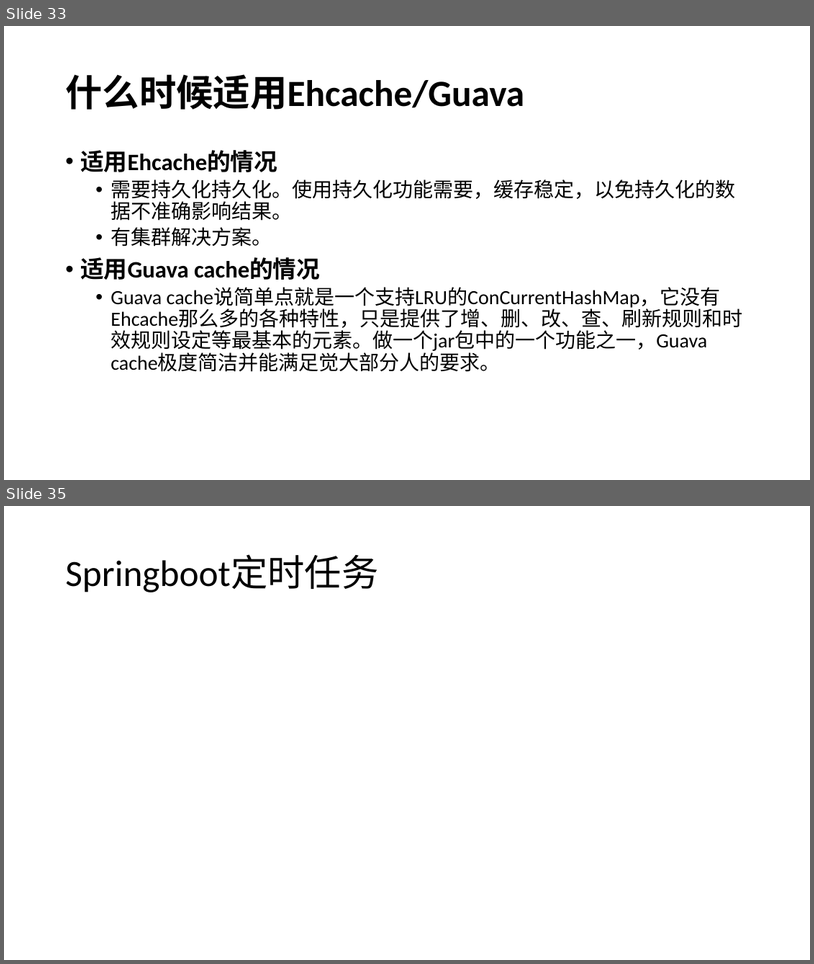
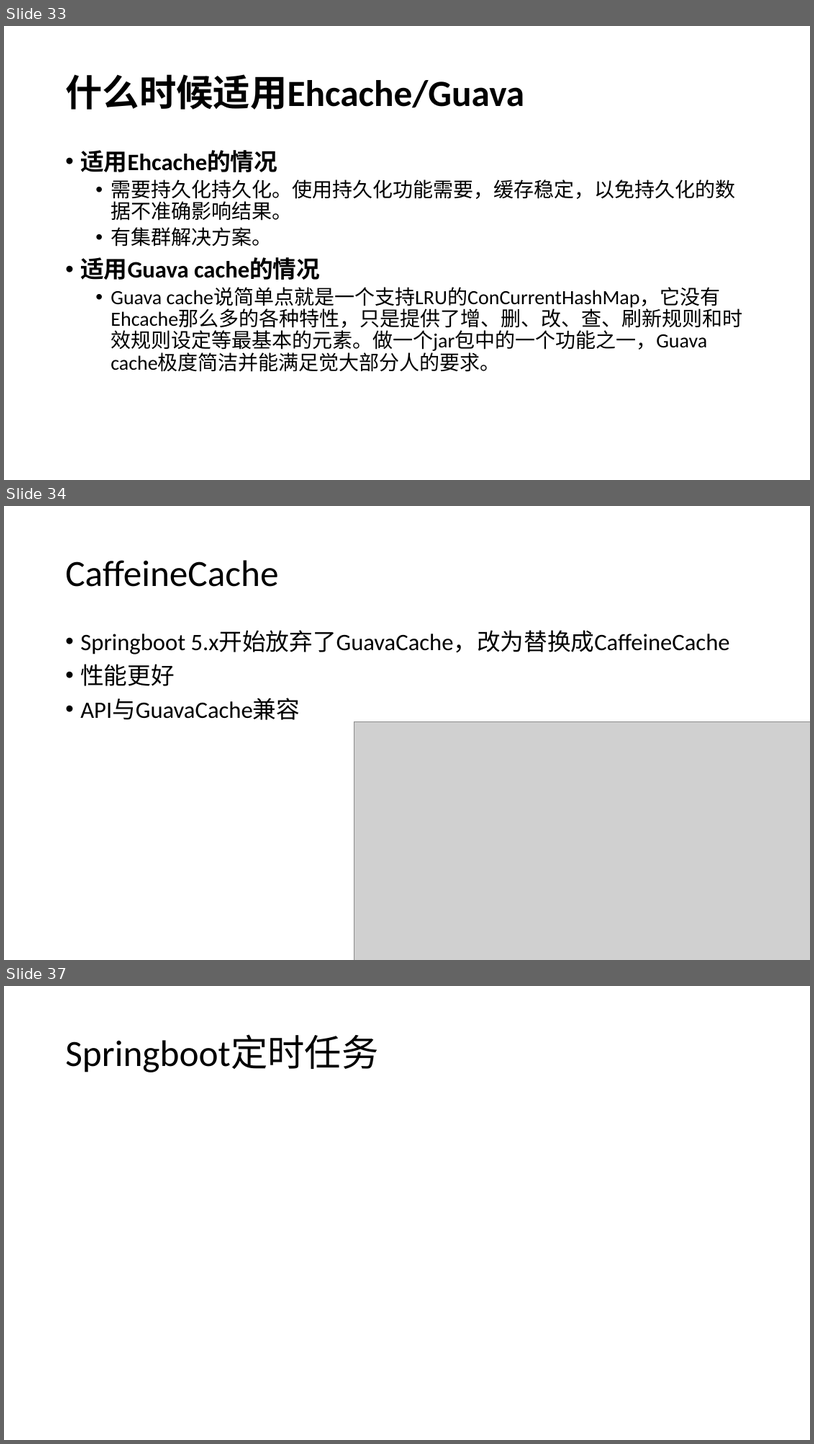
Before and after one commit to airuitian/MicroService, a slide deck: springboot/SpringBoot-4.pptx. Shown one above the other, each under a label of ours: slides 33 and 35 before the commit, slides 33, 34 and 37 after it; the slides between them are not shown. The pictures are 814x964 and 814x1444 pixels, drawn with LibreOffice and Linux fonts; fonts in the diff are those of the drawing; grey boxes stand for pictures. Boxes give left, top, right and bottom in pixels: in the first picture for what was removed or moved away, otherwise in the second. Text is boxed around its words. In the diff, an @@ line names an element or a change of style, - is before the commit and + after.

```diff
--- a/springboot/SpringBoot-4.pptx
+++ b/springboot/SpringBoot-4.pptx
@@ slide 34 added at (x1=4, y1=506, x2=810, y2=960), background #FFFFFF @@
@@ title added at (x1=65, y1=560, x2=278, y2=587), 44 pt, text #000000 @@
+CaffeineCache
@@ text added at (x1=80, y1=631, x2=730, y2=720), 28 pt, text #000000 @@
+• Springboot 5.x开始放弃了GuavaCache，改为替换成CaffeineCache
+• 性能更好
+• API与GuavaCache兼容
@@ picture added at (x1=355, y1=722, x2=810, y2=960) @@
@@ what was slide 35 is now slide 37 @@
```
Also in this commit, not shown: 2 other slides added, 1 slide removed, 21 other files.
